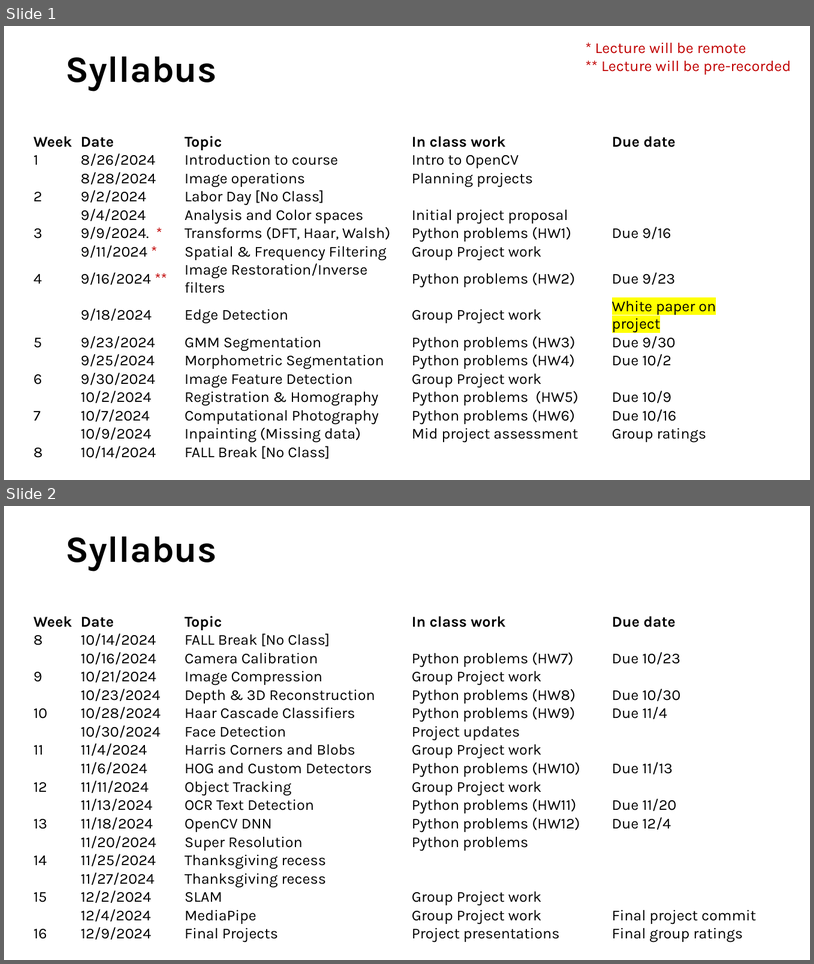
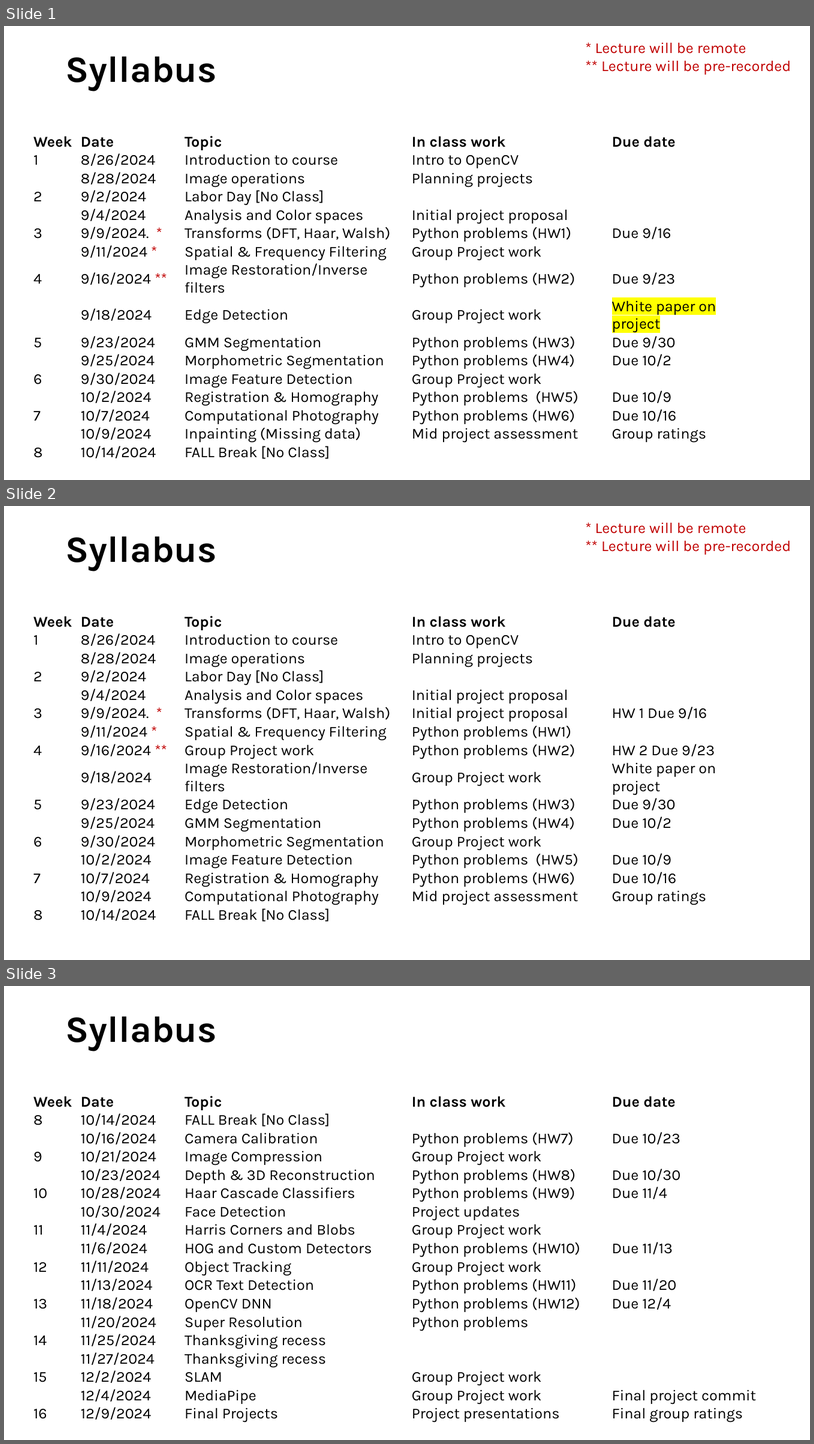
Before and after one commit to SSOE-ECE1390/LecturePowerPoints, a slide deck: ECE1390_Homework.pptx. Shown one above the other, each under a label of ours: slides 1 and 2 before the commit, slides 1, 2 and 3 after it. The pictures are 814x964 and 814x1444 pixels, drawn with LibreOffice and Linux fonts; fonts in the diff are those of the drawing. Boxes give left, top, right and bottom in pixels: in the first picture for what was removed or moved away, otherwise in the second. Text is boxed around its words. In the diff, an @@ line names an element or a change of style, - is before the commit and + after.

Commit message:
Made edits to lectures 5 and 6

```diff
--- a/ECE1390_Homework.pptx
+++ b/ECE1390_Homework.pptx
@@ slide 2 added at (x1=4, y1=506, x2=810, y2=960), background #FFFFFF @@
@@ text added at (x1=596, y1=522, x2=791, y2=555), 18 pt, text #C00000 @@
+* Lecture will be remote
+** Lecture will be pre-recorded
@@ title added at (x1=65, y1=536, x2=217, y2=571), 44 pt, text #000000, bold @@
+Syllabus
@@ table added at (x1=33, y1=612, x2=765, y2=924), 16 rows, 5 columns @@
+Week | Date | Topic | In class work | Due date
+1 | 8/26/2024 | Introduction to course | Intro to OpenCV | 
+ | 8/28/2024 | Image operations | Planning projects | 
+2 | 9/2/2024 | Labor Day [No Class] |  | 
+ | 9/4/2024 | Analysis and Color spaces | Initial project proposal | 
+3 | 9/9/2024. * | Transforms (DFT, Haar, Walsh) | Initial project proposal | HW 1 Due 9/16
+ | 9/11/2024 * | Spatial & Frequency Filtering | Python problems (HW1) | 
+4 | 9/16/2024 ** | Group Project work | Python problems (HW2) | HW 2 Due 9/23
+ | 9/18/2024 | Image Restoration/Inverse filters | Group Project work | White paper on project
+5 | 9/23/2024 | Edge Detection | Python problems (HW3) | Due 9/30
+ | 9/25/2024 | GMM Segmentation | Python problems (HW4) | Due 10/2
+6 | 9/30/2024 | Morphometric Segmentation | Group Project work | 
+ | 10/2/2024 | Image Feature Detection | Python problems (HW5) | Due 10/9
+7 | 10/7/2024 | Registration & Homography | Python problems (HW6) | Due 10/16
+ | 10/9/2024 | Computational Photography | Mid project assessment | Group ratings
+8 | 10/14/2024 | FALL Break [No Class] |  | 
@@ what was slide 2 is now slide 3 @@
```
Also in this commit, not shown: 4 other files.
